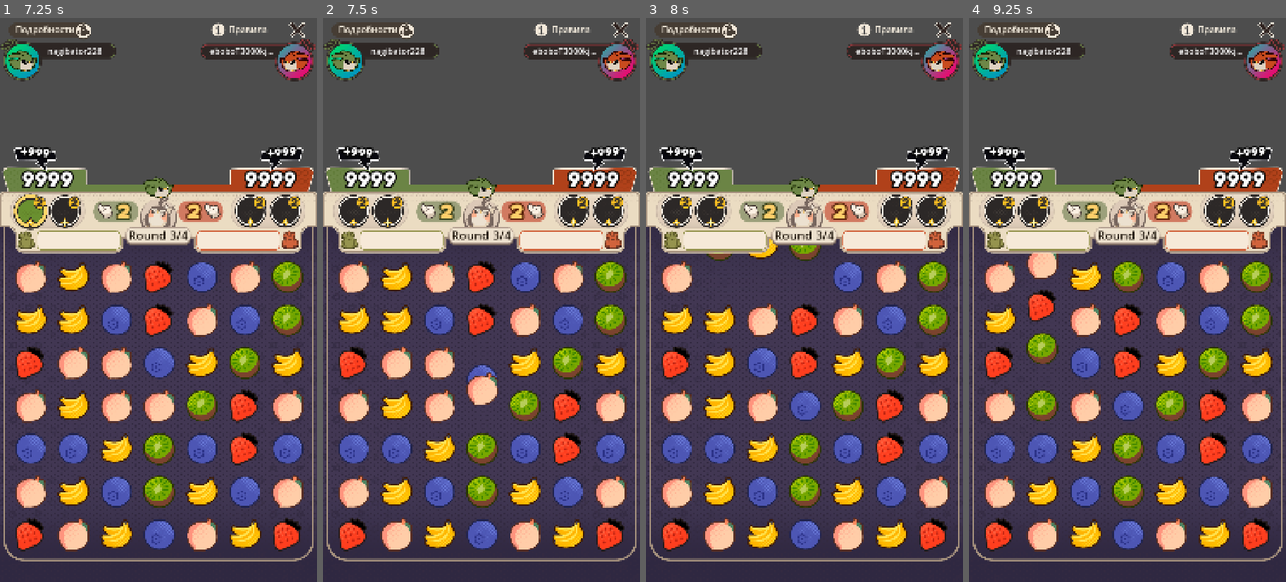
Above: before the commit, frames 1-4 (left to right).
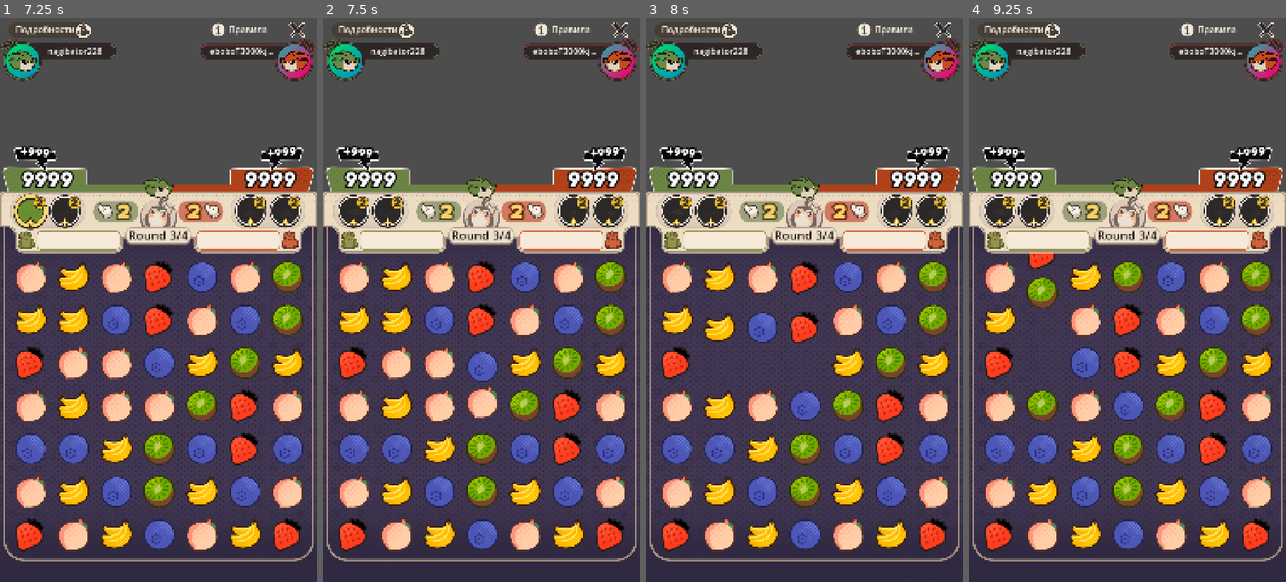
Above: after the commit, the same moments.

Repository: kakachaDev/origami-battle-godot
Game: Godot game, scene res://Assets/Scenes/game.tscn
The game is run twice, just before and just after one commit, with the same random seed, the same clock (stepped at 60 frames per second) and the same inputs. The project has no main scene, so this scene is started directly.
Inputs (mouse positions are in pixels of both pictures, inside the frame that each line leads up to):
- Up to frame 1 (7.25 s): click "Правила" at 0.5 s; click "Подробности" at 1.25 s; click (31, 209) at 2.02 s; click "Правила" at 2.75 s; click "Подробности" at 3.5 s; click (31, 209) at 4.27 s; click "Правила" at 5 s; click "Подробности" at 5.75 s; click (31, 209) at 6.52 s
- Up to frame 2 (7.5 s): tap Enter at 7.25 s; drag from (481, 407) to (513, 175) at 7.27 s
- Up to frame 3 (8 s): no input
- Up to frame 4 (9.25 s): drag from (1064, 328) to (1111, 412) at 8.02 s; move the mouse to (1159, 175) at 8.77 s; click (1159, 175) at 8.92 s

Frame 1 is identical in both runs. In frame 2, 0.9% of the frame differs, in the area x 45-56%, y 59-71%; in frame 3, 4.2%, in the area x 18-56%, y 39-65%; in frame 4, 1.5%.

Commit message:
Improve swap and fall animations
- Swap duration 0.18s → 0.30s
- Falls and spawns now cascade one-by-one per column (0.07s stagger)
  instead of all gems moving simultaneously

Co-Authored-By: Claude Sonnet 4.6 <noreply@anthropic.com>

Diff:
--- a/Assets/Scripts/BoardAnimator.gd
+++ b/Assets/Scripts/BoardAnimator.gd
@@ -1,8 +1,8 @@
 extends Node
 class_name BoardAnimator
 
-const SWAP_TIME := 0.18
-const RETURN_TIME := 0.15
+const SWAP_TIME := 0.30
+const RETURN_TIME := 0.20
 const DESTROY_TIME := 0.16
 const FALL_SPEED := 700.0   # px/s
 const SPAWN_SPEED := 800.0  # px/s
@@ -34,24 +34,26 @@
 		(cell as Control).scale = Vector2.ONE
 
 func animate_fall(entries: Array) -> void:
-	# entries: Array of {cell: Control, target: Vector2}
+	# entries: Array of {cell: Control, target: Vector2, delay: float}
 	if entries.is_empty():
 		return
 	var tw := create_tween().set_parallel(true)
 	tw.set_ease(Tween.EASE_IN).set_trans(Tween.TRANS_CUBIC)
 	for e in entries:
 		var dist := absf((e.cell as Control).position.y - e.target.y)
-		tw.tween_property(e.cell, "position", e.target, dist / FALL_SPEED)
+		var delay: float = e.get("delay", 0.0)
+		tw.tween_property(e.cell, "position", e.target, dist / FALL_SPEED).set_delay(delay)
 	await tw.finished
 
 func animate_spawn(entries: Array) -> void:
-	# entries: Array of {cell: Control, target: Vector2}
+	# entries: Array of {cell: Control, target: Vector2, delay: float}
 	if entries.is_empty():
 		return
 	var tw := create_tween().set_parallel(true)
 	tw.set_ease(Tween.EASE_OUT).set_trans(Tween.TRANS_CUBIC)
 	for e in entries:
-		(e.cell as Control).visible = true
+		var delay: float = e.get("delay", 0.0)
 		var dist := absf((e.cell as Control).position.y - e.target.y)
-		tw.tween_property(e.cell, "position", e.target, dist / SPAWN_SPEED)
+		tw.tween_callback(func(): (e.cell as Control).visible = true).set_delay(delay)
+		tw.tween_property(e.cell, "position", e.target, dist / SPAWN_SPEED).set_delay(delay)
 	await tw.finished
--- a/Assets/Scripts/GameBoard.gd
+++ b/Assets/Scripts/GameBoard.gd
@@ -9,6 +9,8 @@
 const START_Y := 29.0
 
 const CELL_SCENE: PackedScene = preload("res://Assets/Prefabs/GemCell.tscn")
+const FALL_STAGGER := 0.07   # seconds between each gem in a column cascade
+const SPAWN_STAGGER := 0.07
 
 @export var gem_resources: Array[GemData] = []
 var _board: BoardState
@@ -107,15 +109,24 @@
 		_cells[tp.x][tp.y] = _cells[fp.x][fp.y]
 		_cells[fp.x][fp.y] = null
 
+	# Build fall entries with per-column stagger (falls are bottom-up per column)
+	var col_fall_idx: Dictionary = {}
 	var fall_entries: Array = []
 	for fall in falls:
 		var tp: Vector2i = fall.to
-		fall_entries.append({"cell": _cells[tp.x][tp.y], "target": _cell_pos(tp.x, tp.y)})
+		var col: int = tp.y
+		var idx: int = col_fall_idx.get(col, 0)
+		col_fall_idx[col] = idx + 1
+		fall_entries.append({
+			"cell": _cells[tp.x][tp.y],
+			"target": _cell_pos(tp.x, tp.y),
+			"delay": idx * FALL_STAGGER,
+		})
 	await _animator.animate_fall(fall_entries)
 
 	var spawns := _board.fill_empty()
 
-	# Count empties per column to stagger spawn start positions
+	# Count spawns per column; spawns are top-to-bottom, lowest empty row fills first
 	var col_totals: Dictionary = {}
 	for s in spawns:
 		var c: int = (s.pos as Vector2i).y
@@ -130,13 +141,15 @@
 		var total: int = col_totals[col]
 		var idx: int = col_idx.get(col, 0)
 		col_idx[col] = idx + 1
-		var start_row := -(total - idx)  # stagger: row -total … -1
+		# Lower rows fill first: reverse the idx so row(max) → delay 0, row(0) → delay (total-1)*STAGGER
+		var delay := (total - 1 - idx) * SPAWN_STAGGER
 		var cell: GemCell = pool[i]
 		_cells[pos.x][pos.y] = cell
 		cell.gem_data = gem_resources[s.gem]
 		cell.scale = Vector2.ONE
-		cell.position = _cell_pos(start_row, col)
-		spawn_entries.append({"cell": cell, "target": _cell_pos(pos.x, pos.y)})
+		cell.visible = false
+		cell.position = _cell_pos(-1, col)  # all start 1 row above grid
+		spawn_entries.append({"cell": cell, "target": _cell_pos(pos.x, pos.y), "delay": delay})
 	await _animator.animate_spawn(spawn_entries)
 
 	var cascade := _board.find_matches()
